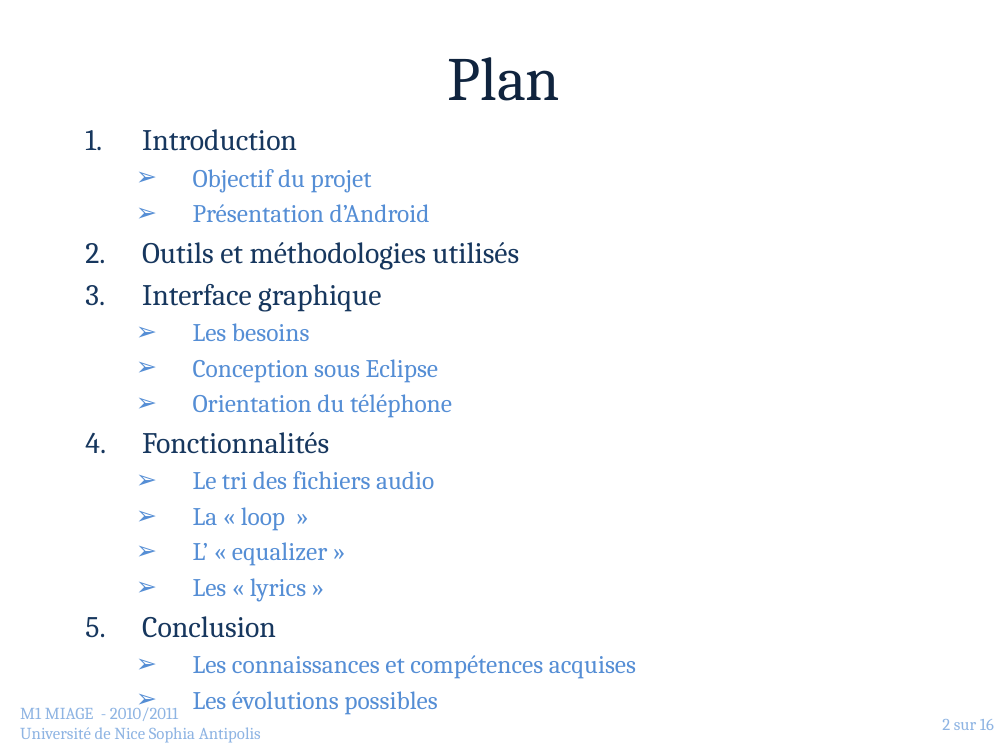
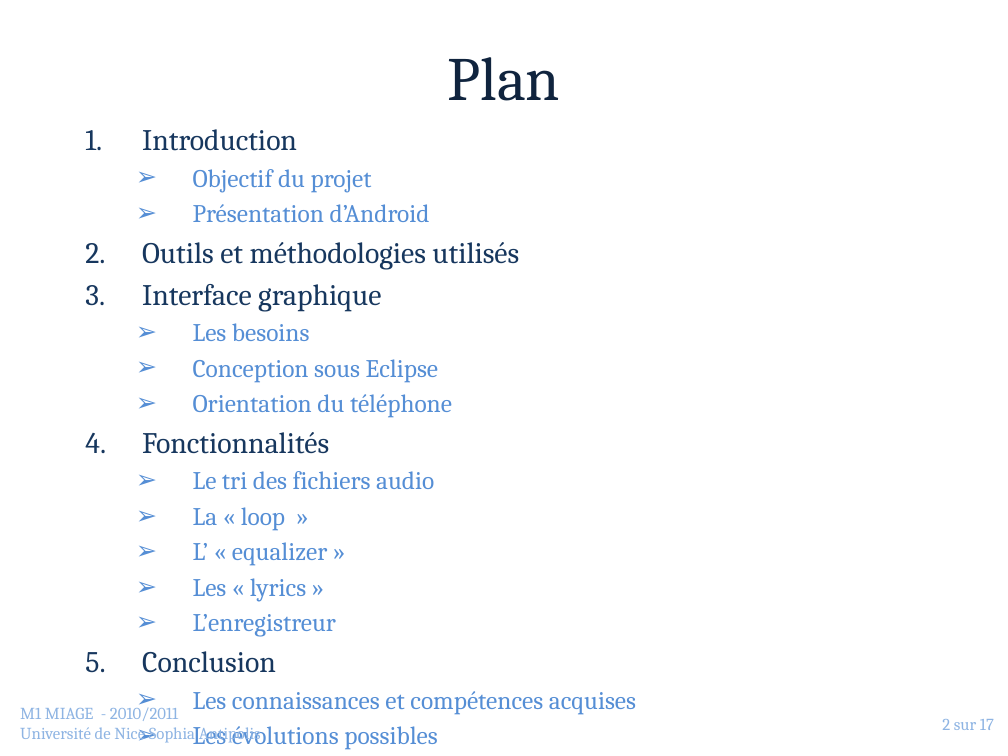
Before and after one commit to jlespagnard/android-advanced-player, a slide deck: slide 2 of AAP/docs/Presentation.pptx. Drawn at 1008x756 pixels with LibreOffice and Linux fonts; fonts in the diff are those of the drawing; background and template pictures are left out. Boxes give left, top, right and bottom in pixels: in the first picture for what was removed or moved away, otherwise in the second. Text is boxed around its words. In the diff, an @@ line names an element or a change of style, - is before the commit and + after.

```diff
--- a/AAP/docs/Presentation.pptx
+++ b/AAP/docs/Presentation.pptx
@@ subtitle at [193, 614, 336, 637]: paragraph added @@
+  ➢ L’enregistreur
@@ page number at [942, 719, 994, 730]: text changed @@
-2 sur 16
+2 sur 17
```
Also in this commit, not shown: 1 other slide changed, 1 slide added.
